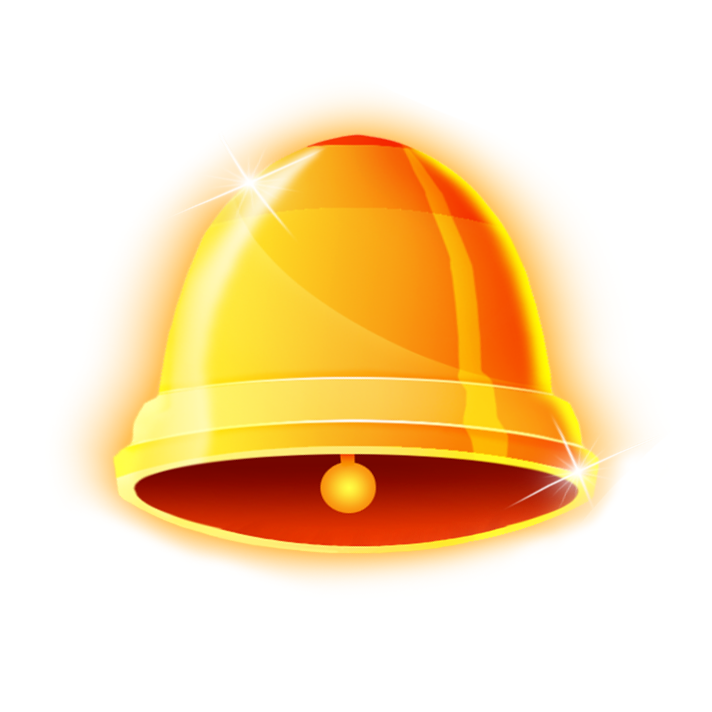
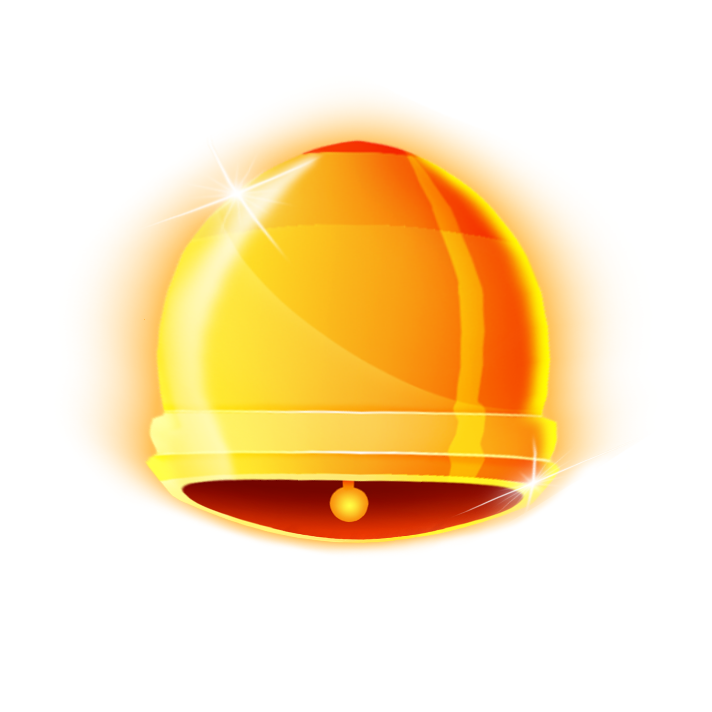
Layer changes from the first 712 × 712 image to the second:
hid "Layer 1" over (50, 93, 665, 594)
added layer "Layer 3" above "Layer 2" over (54, 93, 658, 558)
